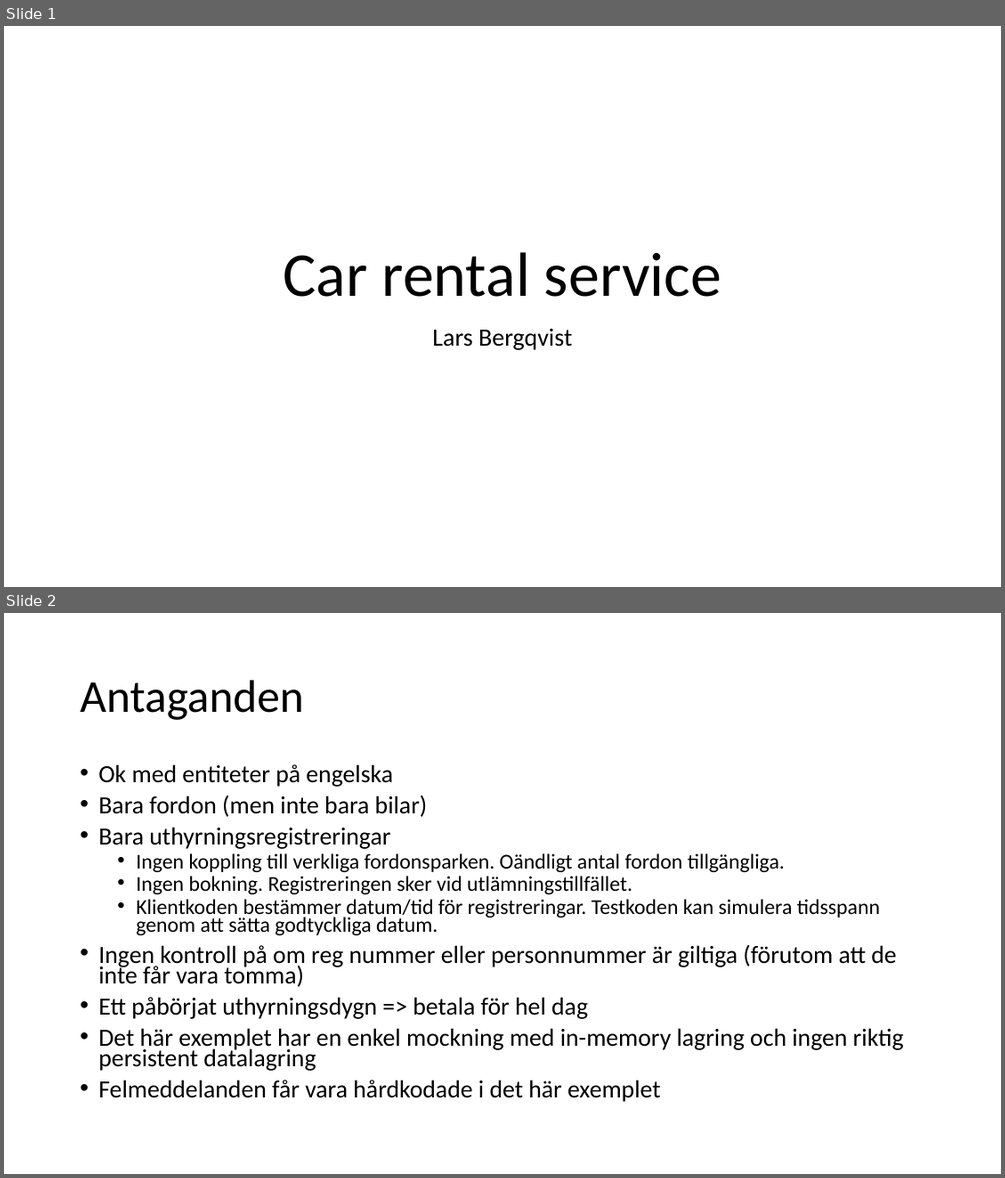
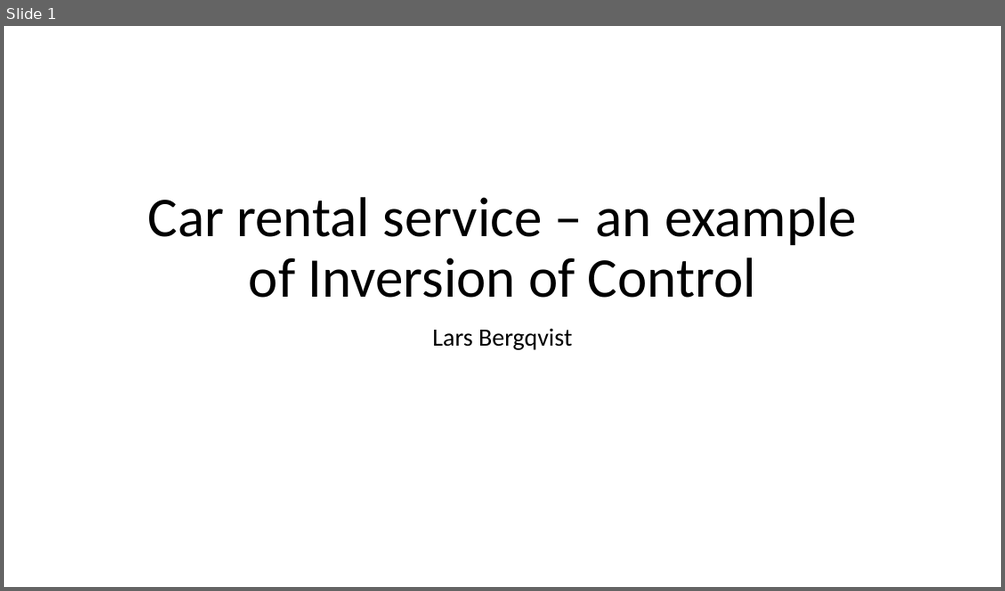
Before and after one commit to LarsBergqvist/CarRentalService, a slide deck: CarRentalService - Lars Bergqvist.pptx. Shown one above the other, each under a label of ours: slides 1 and 2 before the commit, slide 1 after it. The pictures are 1005x1178 and 1005x591 pixels, drawn with LibreOffice and Linux fonts; fonts in the diff are those of the drawing. Boxes give left, top, right and bottom in pixels: in the first picture for what was removed or moved away, otherwise in the second. Text is boxed around its words. In the diff, an @@ line names an element or a change of style, - is before the commit and + after.

```diff
--- a/CarRentalService - Lars Bergqvist.pptx
+++ b/CarRentalService - Lars Bergqvist.pptx
@@ slide 2 removed at bbox=[4, 613, 1001, 1174], background #FFFFFF @@
@@ title removed at bbox=[80, 680, 303, 720] @@
-Antaganden
@@ text removed at bbox=[98, 764, 904, 1102] @@
-• Ok med entiteter på engelska
-• Bara fordon (men inte bara bilar)
-• Bara uthyrningsregistreringar
-  • Ingen koppling till verkliga fordonsparken. Oändligt antal fordon tillgängliga.
-  • Ingen bokning. Registreringen sker vid utlämningstillfället.
-  • Klientkoden bestämmer datum/tid för registreringar. Testkoden kan simulera tidsspann genom att sätta godtyckliga datum.
-• Ingen kontroll på om reg nummer eller personnummer är giltiga (förutom att de inte får vara tomma)
-• Ett påbörjat uthyrningsdygn => betala för hel dag
-• Det här exemplet har en enkel mockning med in-memory lagring och ingen riktig persistent datalagring
-• Felmeddelanden får vara hårdkodade i det här exemplet
@@ slide 1 changed as well @@
@@ title at bbox=[148, 197, 857, 297]: text changed; size 60 to 54 pt @@
-Car rental service
+Car rental service – an example of Inversion of Control
```
Also in this commit, not shown: 9 other slides changed, 4 slides added, 2 other slides removed, 1 other file.
